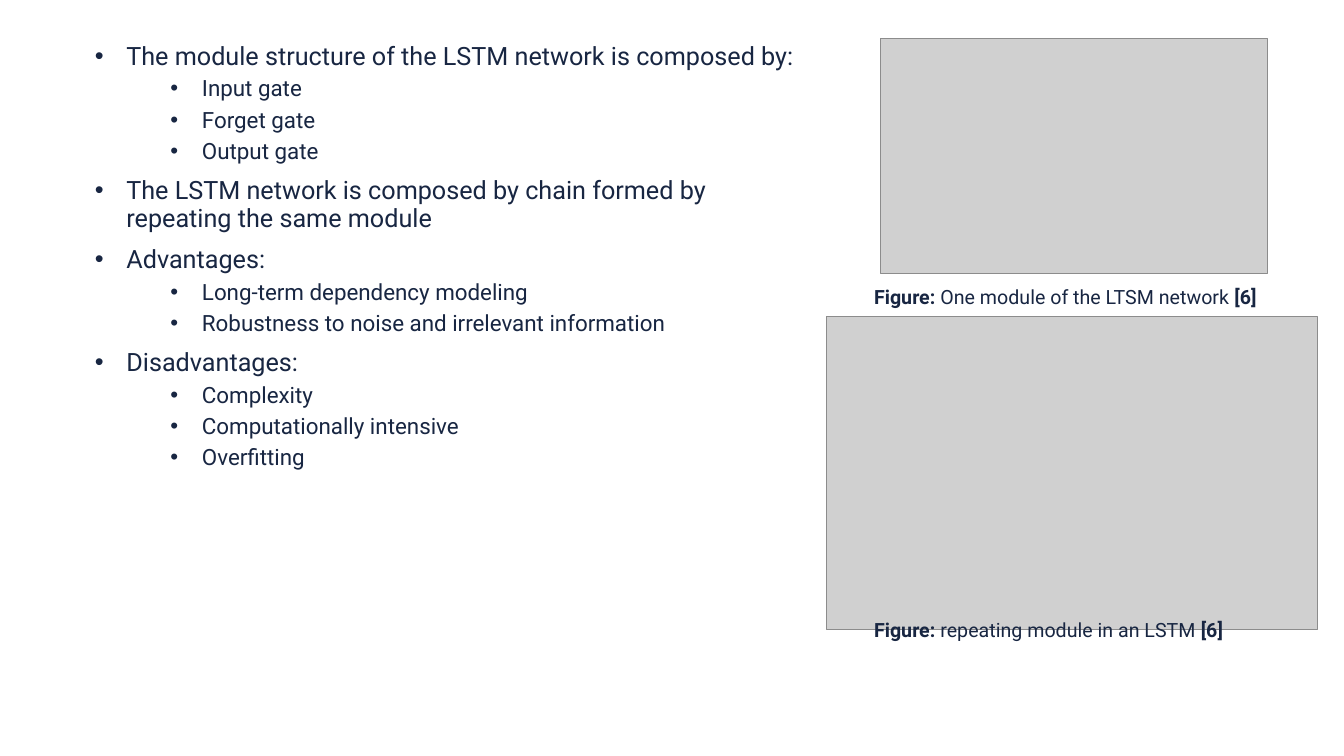
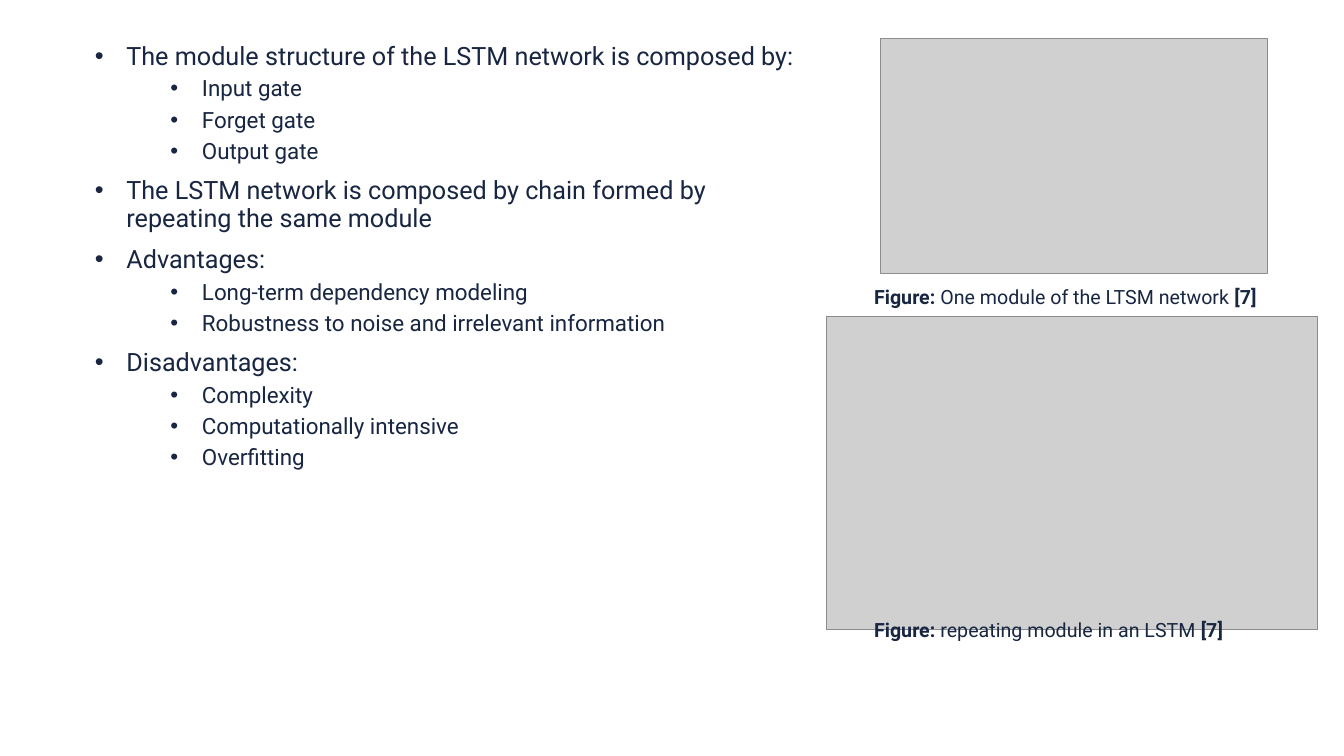
Before and after one commit to silviufilote/S4HDD, a slide deck: slide 29 of Time series project/documentation/slides.pptx (slide 15 before the commit). Drawn at 1344x756 pixels with LibreOffice and Linux fonts; fonts in the diff are those of the drawing; grey boxes stand for pictures; background and template pictures are left out. Boxes give left, top, right and bottom in pixels: in the first picture for what was removed or moved away, otherwise in the second. Text is boxed around its words. In the diff, an @@ line names an element or a change of style, - is before the commit and + after.

```diff
--- a/Time series project/documentation/slides.pptx
+++ b/Time series project/documentation/slides.pptx
@@ text at [874, 287, 1256, 308]: text changed @@
-Figure: One module of the LTSM network [6]
+Figure: One module of the LTSM network [7]
@@ text at [874, 620, 1223, 643]: text changed @@
-Figure: repeating module in an LSTM [6]
+Figure: repeating module in an LSTM [7]
```
Also in this commit, not shown: 17 other slides changed, 13 slides added, 2 other files.
